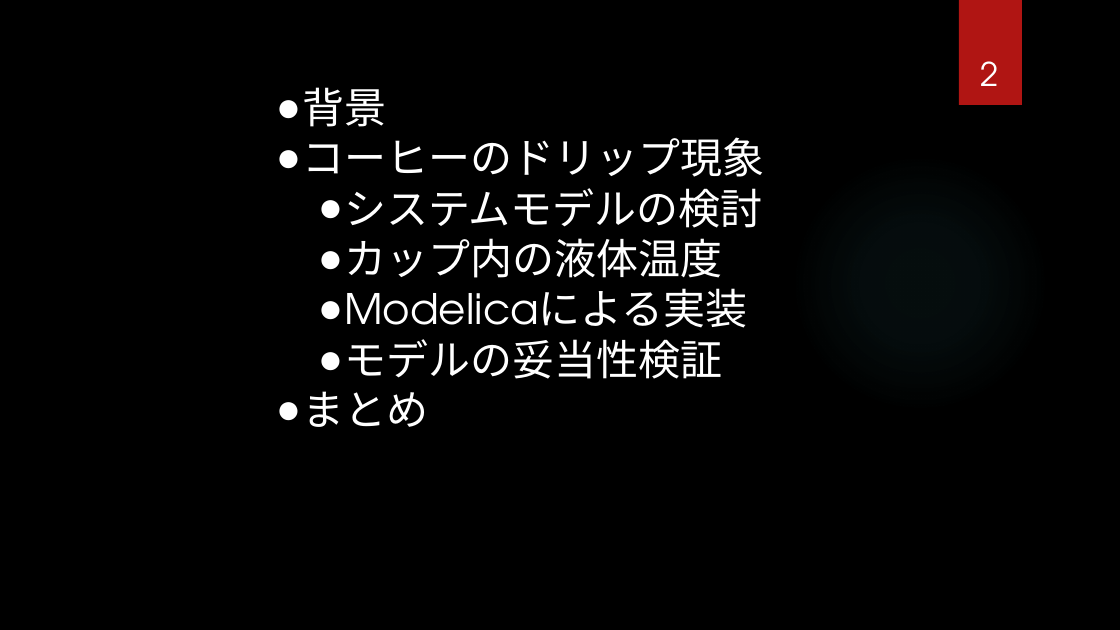
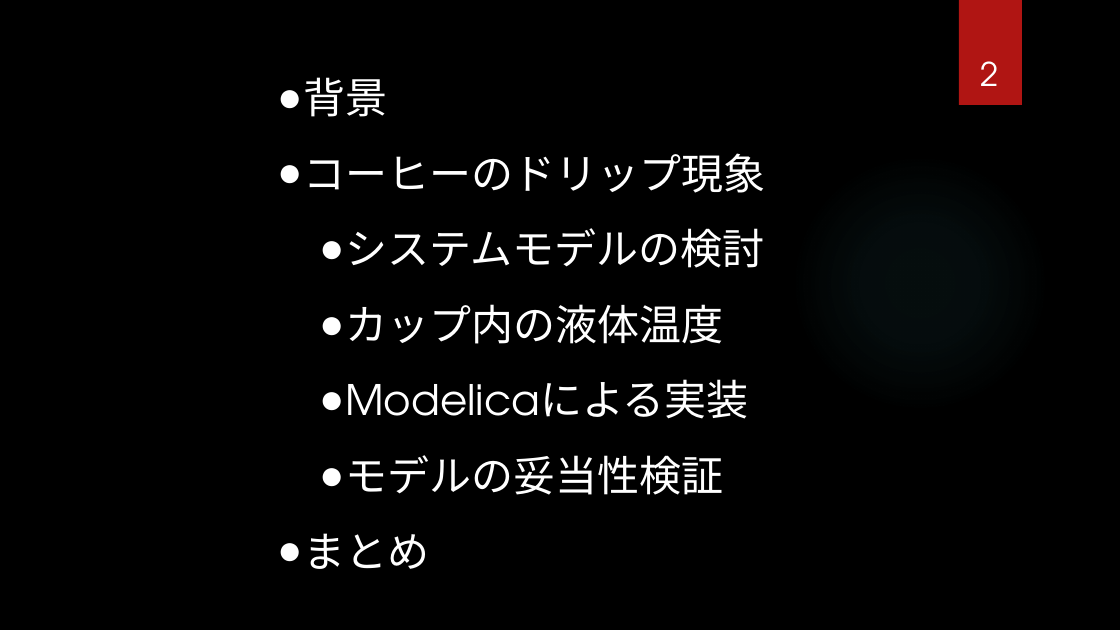
Before and after one commit to UedaShigenori/CoffeeTemperature, a slide deck: slide 2 of Report/181208_Modelicaによるドリップ式コーヒーのシステムシミュレーション_v2.pptx. Drawn at 1120x630 pixels with LibreOffice and Linux fonts; fonts in the diff are those of the drawing; background and template pictures are left out. Boxes give left, top, right and bottom in pixels: in the first picture for what was removed or moved away, otherwise in the second. Text is boxed around its words. In the diff, an @@ line names an element or a change of style, - is before the commit and + after.

```diff
--- a/Report/181208_Modelicaによるドリップ式コーヒーのシステムシミュレーション_v2.pptx
+++ b/Report/181208_Modelicaによるドリップ式コーヒーのシステムシミュレーション_v2.pptx
@@ text "背景": place and size @@
-text "背景" at (302,87,764,427)
+text "背景" at (303,77,765,569)
@@ text "背景" at (303,77,765,569): line spacing 1 to 1.5 @@
```
Also in this commit, not shown: 3 other slides changed.
